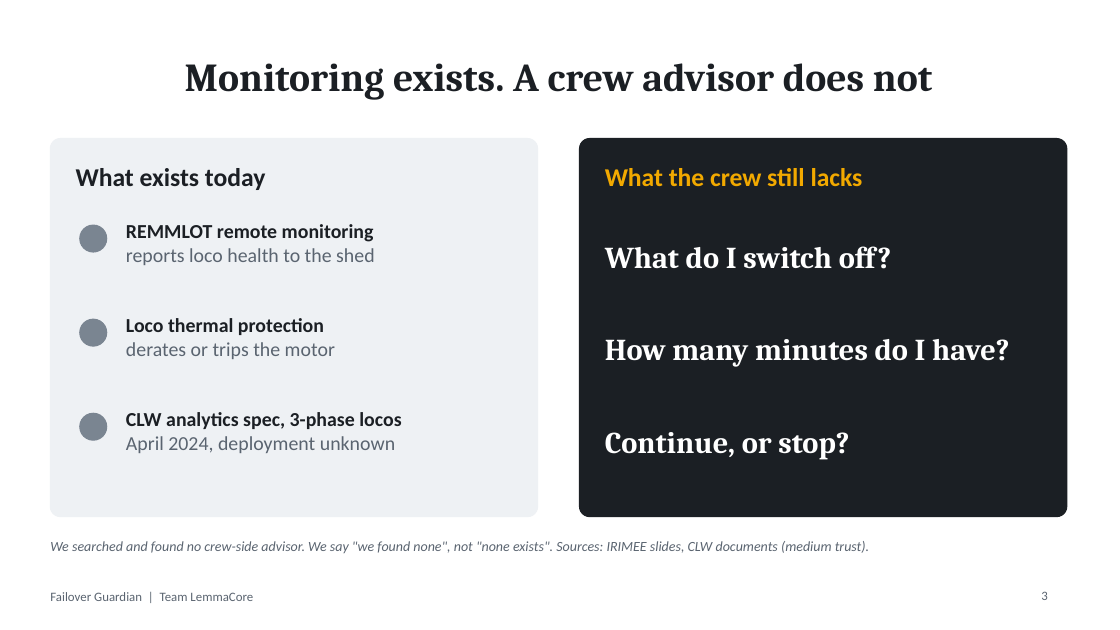
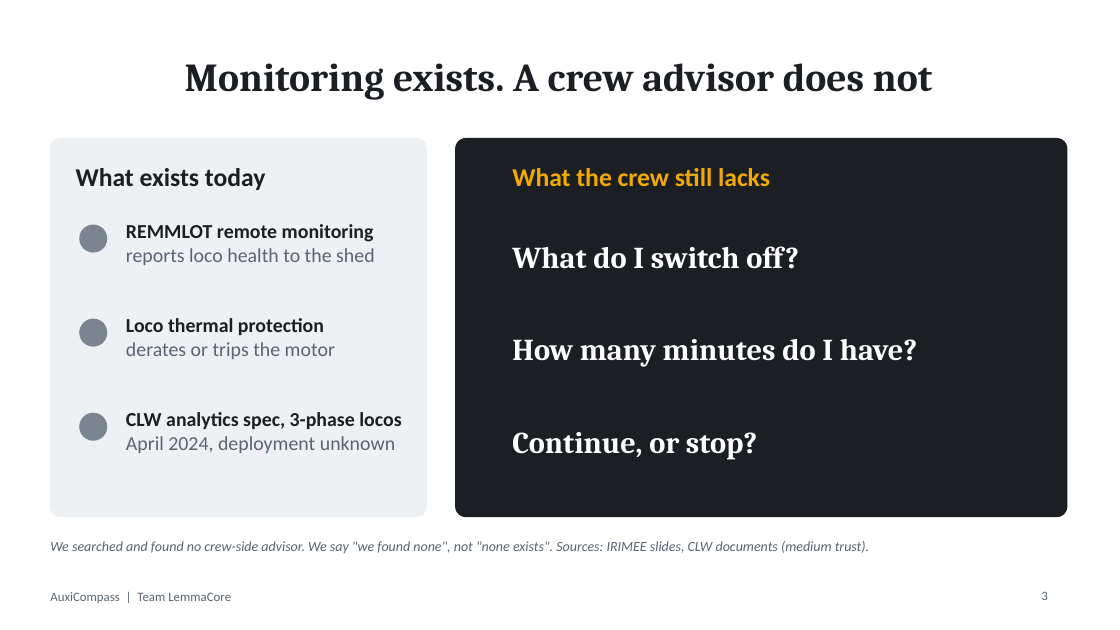
Before and after one commit to Kshitij-Prakash10/LemmaCore, a slide deck: slide 3 of slides/FailoverGuardian.pptx. Drawn at 1120x630 pixels with LibreOffice and Linux fonts; fonts in the diff are those of the drawing. Boxes give left, top, right and bottom in pixels: in the first picture for what was removed or moved away, otherwise in the second. Text is boxed around its words. In the diff, an @@ line names an element or a change of style, - is before the commit and + after.

Commit message:
docs: AuxiCompass deck with team edits, alignment fixes, and PDF export

```diff
--- a/slides/FailoverGuardian.pptx
+++ b/slides/FailoverGuardian.pptx
@@ rounded rectangle: place and size @@
-rounded rectangle at (50,139,538,517)
+rounded rectangle at (50,139,427,517)
@@ rounded rectangle: place and size @@
-rounded rectangle at (580,139,1067,517)
+rounded rectangle at (456,139,1067,517)
@@ text "What the crew still lacks": place and size @@
-text "What the crew still lacks" at (605,168,863,186)
+text "What the crew still lacks" at (512,168,770,186)
@@ text "What do I switch off?": place and size @@
-text "What do I switch off?" at (605,246,892,269)
+text "What do I switch off?" at (512,246,799,269)
@@ text "How many minutes do I ...": place and size @@
-text "How many minutes do I ..." at (605,339,1009,367)
+text "How many minutes do I ..." at (512,339,917,367)
@@ text "Continue, or stop?": place and size @@
-text "Continue, or stop?" at (605,432,849,459)
+text "Continue, or stop?" at (512,432,757,459)
@@ text at (50,592,231,603): text changed @@
-Failover Guardian | Team LemmaCore
+AuxiCompass | Team LemmaCore
```
Also in this commit, not shown: 6 other slides changed, 1 other file.
